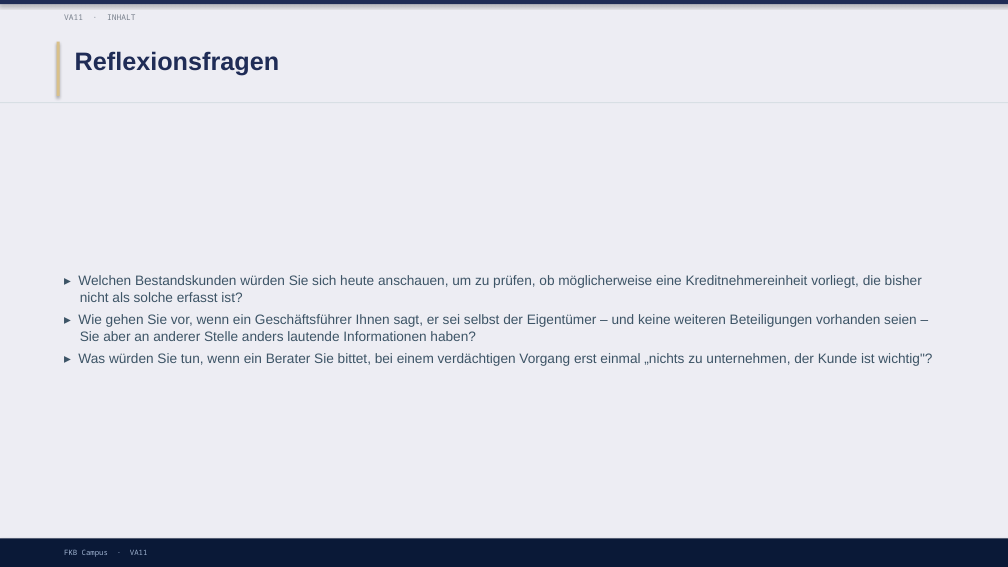
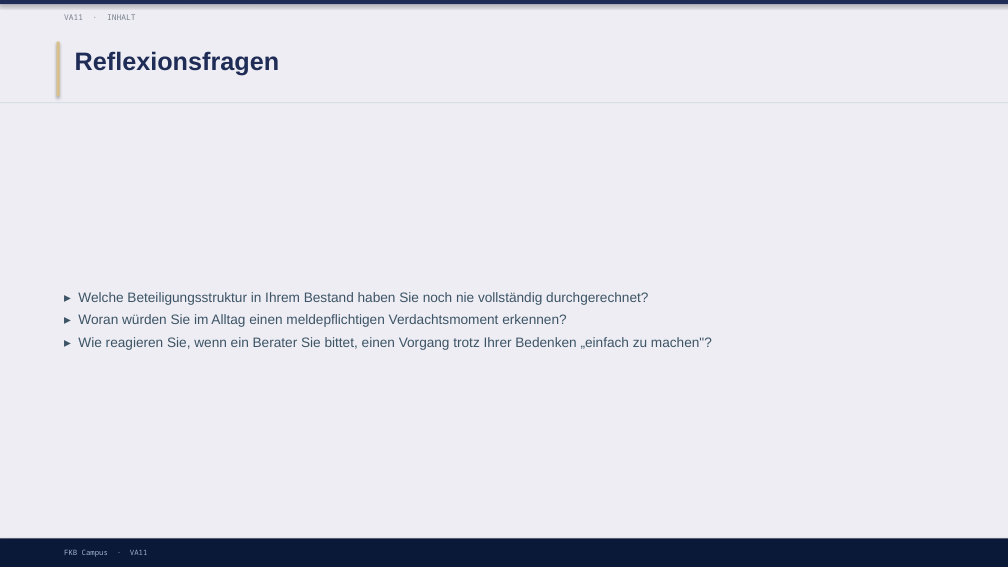
Before and after one commit to ck5rqc47pr-byte/firmenkundenakademie-online, a slide deck: slide 16 of protected-downloads/praesentation/VA11.pptx (slide 10 before the commit). Drawn at 1008x567 pixels with LibreOffice and Linux fonts; fonts in the diff are those of the drawing. Boxes give left, top, right and bottom in pixels: in the first picture for what was removed or moved away, otherwise in the second. Text is boxed around its words. In the diff, an @@ line names an element or a change of style, - is before the commit and + after.

```diff
--- a/protected-downloads/praesentation/VA11.pptx
+++ b/protected-downloads/praesentation/VA11.pptx
@@ text at bbox=[78, 292, 712, 350]: text changed @@
-▸ Welchen Bestandskunden würden Sie sich heute anschauen, um zu prüfen, ob möglicherweise eine Kreditnehmereinheit vorliegt, die bisher nicht als solche erfasst ist?
-▸ Wie gehen Sie vor, wenn ein Geschäftsführer Ihnen sagt, er sei selbst der Eigentümer – und keine weiteren Beteiligungen vorhanden seien – Sie aber an anderer Stelle anders lautende Informationen haben?
-▸ Was würden Sie tun, wenn ein Berater Sie bittet, bei einem verdächtigen Vorgang erst einmal „nichts zu unternehmen, der Kunde ist wichtig"?
+▸ Welche Beteiligungsstruktur in Ihrem Bestand haben Sie noch nie vollständig durchgerechnet?
+▸ Woran würden Sie im Alltag einen meldepflichtigen Verdachtsmoment erkennen?
+▸ Wie reagieren Sie, wenn ein Berater Sie bittet, einen Vorgang trotz Ihrer Bedenken „einfach zu machen"?
```
Also in this commit, not shown: 4 other slides changed, 7 slides added, 1 slide removed, 5 other files.
